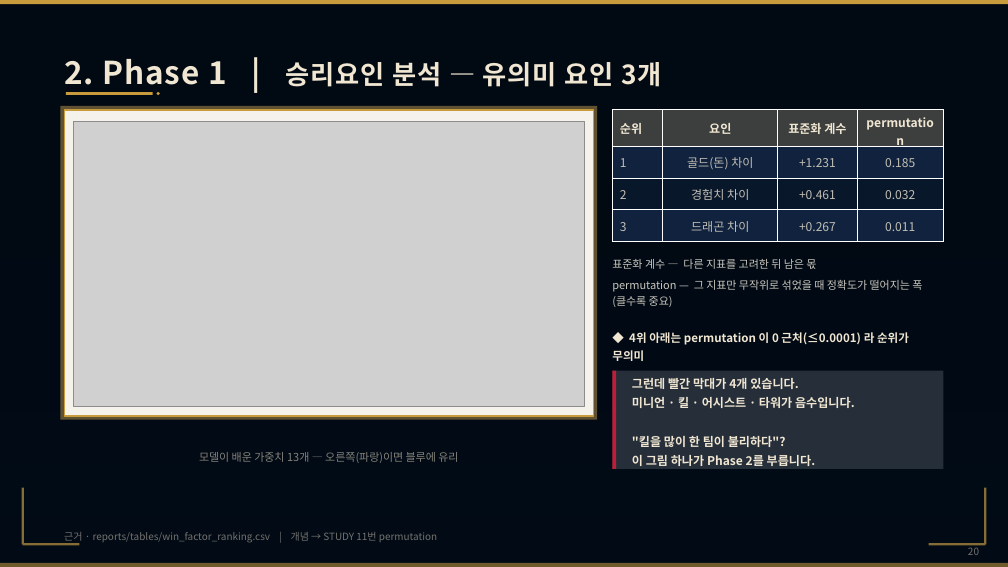
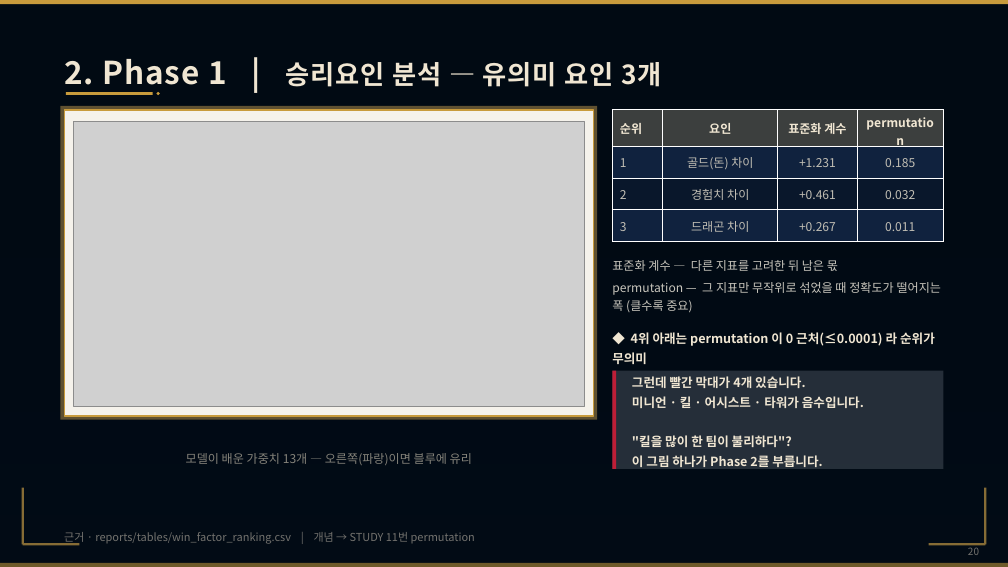
Before and after one commit to wpalswpa/project2608, a slide deck: slide 20 of 4조(십분컷)_미니2프로젝트_LoL 인게임 시점별 경기 데이터 기반 승패 예측 및 핵심 승리요인 분석_발표자료.pptx. Drawn at 1008x567 pixels with LibreOffice and Linux fonts; fonts in the diff are those of the drawing; grey boxes stand for pictures; background and template pictures are left out; a plain dark background stands for a picture behind light text. Boxes give left, top, right and bottom in pixels: in the first picture for what was removed or moved away, otherwise in the second. Text is boxed around its words. In the diff, an @@ line names an element or a change of style, - is before the commit and + after.

```diff
--- a/4조(십분컷)_미니2프로젝트_LoL 인게임 시점별 경기 데이터 기반 승패 예측 및 핵심 승리요인 분석_발표자료.pptx
+++ b/4조(십분컷)_미니2프로젝트_LoL 인게임 시점별 경기 데이터 기반 승패 예측 및 핵심 승리요인 분석_발표자료.pptx
@@ text "표준화 계수 — 다른 지표를 ..." at bbox=[612, 260, 942, 312]: size 10.5 to 11.5 pt @@
@@ text "◆ 4위 아래는 permutation 이 ..." at bbox=[612, 332, 935, 364]: size 11 to 12 pt @@
@@ text "그런데 빨간 막대가 4개 있습니다. ..." at bbox=[632, 376, 864, 467]: size 11.5 to 12 pt @@
@@ text "모델이 배운 가중치 13개 — ..." at bbox=[186, 453, 472, 465]: size 10.5 to 11.5 pt @@
@@ text "근거 · reports/tables/win_factor_ranking.csv | 개념 ..." at bbox=[64, 532, 475, 545]: size 9.5 to 10.5 pt @@
```
Also in this commit, not shown: 27 other slides changed, 1 slide added, 1 other file.
